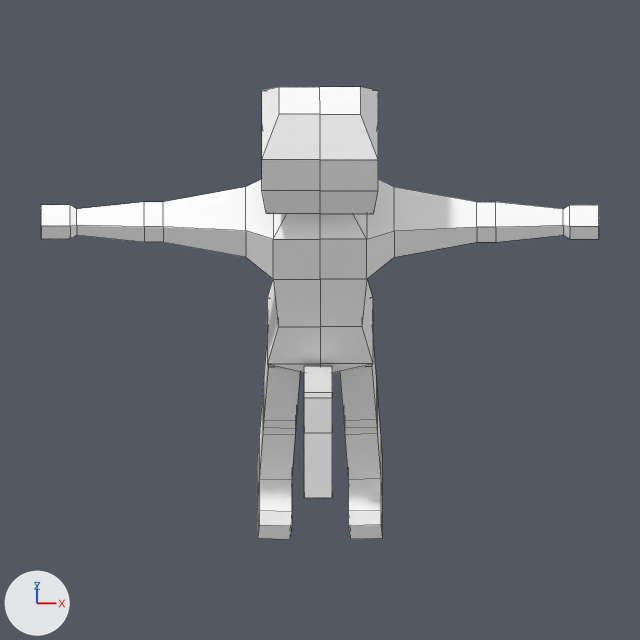
Before and after pictures for a commit that changed the Blender file bleed-client/blender/Character9.blend.
Rendered twice from the file's camera 'Camera'. Lighting does not change. The marker at lower left points along +X, +Y and +Z. Mesh edges are drawn as thin lines.

The first picture shows 'Character', 'Handgun'.
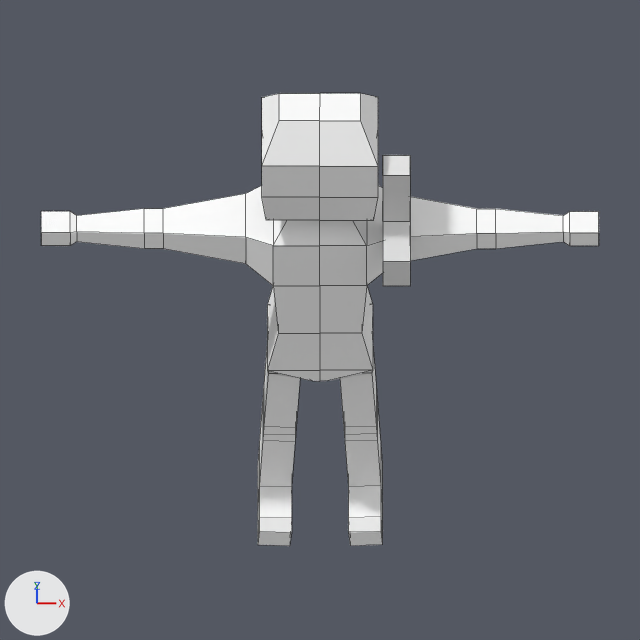
Edits to the bpy script that builds the scene:
```text
Change ob_handgun:
    ob_handgun.location: (0.217, -0.00738, 0.482) -> (0.315, -0.0308, 0.229)
    ob_handgun.rotation_euler: (0.997, 0.0, 0.0) -> (-1.546, 0.0, 0.0)  # degrees (57, 0, 0) -> degrees (-89, 0, 0)
Change ob_character:
    ob_character.location: (0.0, 0.0, 0.221) -> (0.0, 0.0, 0.209)
```

Changed parts and their boxes [x1, y1, x2, y2] in the pictures (640 x 640 px):
'Character', moved
    before: [41, 87, 599, 539]
    after: [41, 93, 599, 546]
'Handgun', moved, turned
    before: [304, 366, 332, 498]
    after: [383, 155, 410, 286]
